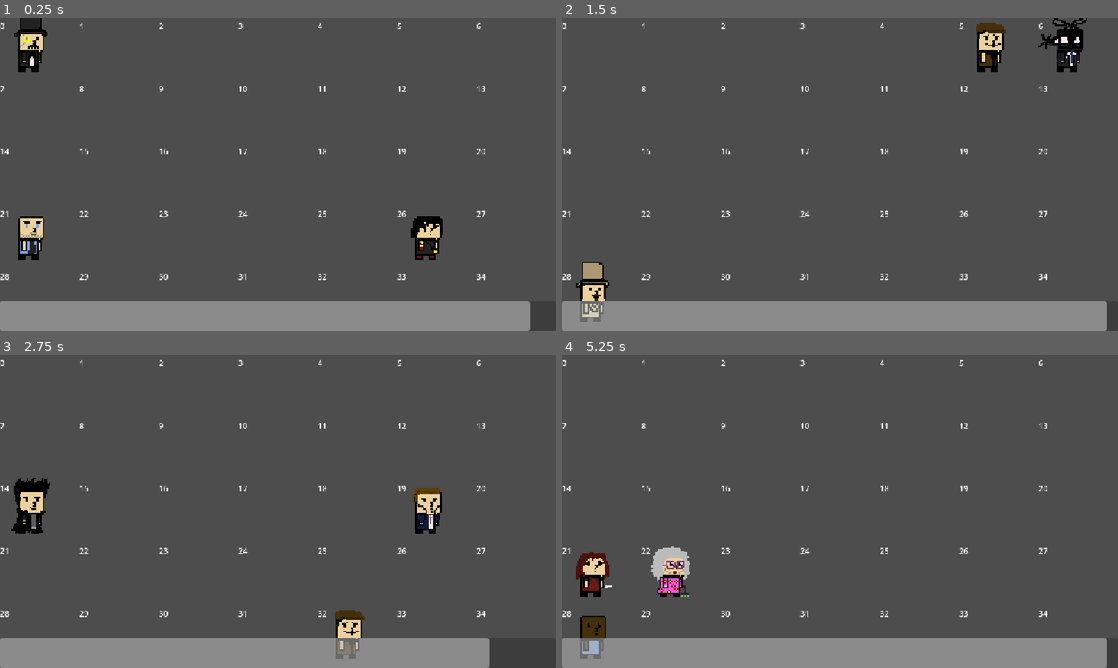
Above: before the commit, frames 1-4 (two rows, left to right).
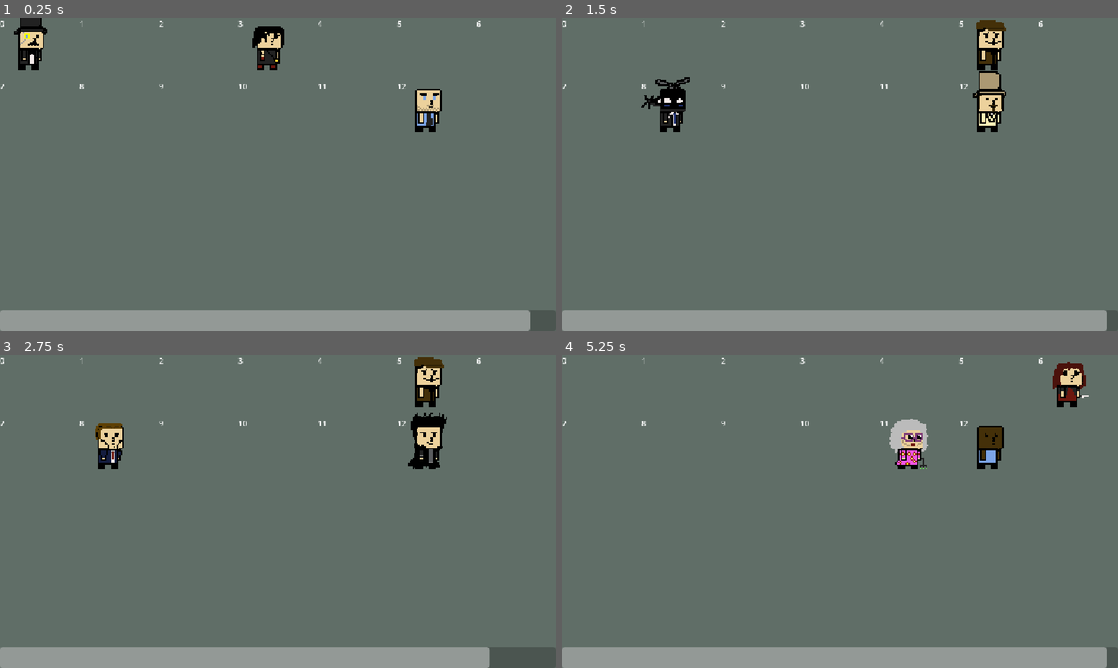
Above: after the commit, the same moments.

Repository: Dr-helicopter/nobodies
Game: Godot game, scene res://scenes/game_secne.tscn
Same seed, same stepped clock (60 frames per second), same inputs: the game is played once before the commit and once after it. The engine's default icon, where the game draws it, is replaced by a stand-in: a white triangle on a blue panel in a dark square.
Inputs:
- Up to frame 1 (0.25 s): no input
- Up to frame 2 (1.5 s): tap Enter at 0.5 s; tap R at 0.6, 1.35 s
- Up to frame 3 (2.75 s): tap R at 2.1 s
- Up to frame 4 (5.25 s): tap R every 0.75 s from 2.85 to 5.1 s

The runs differ from the first frame. In frame 1, 93% of the frame differs, in the area x 0-100%, y 0-100%; in frame 2, 93%; in frame 3, 93%; in frame 4, 93%.

Commit message:
added winning

Diff:
--- a/scenes/game_secne.tscn
+++ b/scenes/game_secne.tscn
@@ -59,27 +59,58 @@
 &"blink_out": SubResource("Animation_geyg1")
 }
 
-[node name="GameSecne" type="Node2D" unique_id=949406441 node_paths=PackedStringArray("color_rect", "time_bar")]
-position = Vector2(0, 5)
+[node name="GameSecne" type="Node2D" unique_id=949406441 node_paths=PackedStringArray("color_rect", "timer", "anim", "time_bar", "win_panel", "win_label", "replay_button")]
 script = ExtResource("1_k2fxd")
 time = 5.0
+last_level = 2
 slot_scene = ExtResource("2_geyg1")
 character_scene = ExtResource("3_1q7er")
 character_data = ExtResource("4_1q7er")
 color_rect = NodePath("UI/ColorRect")
-time_bar = NodePath("UI/ProgressBar")
+timer = NodePath("Timer")
+anim = NodePath("AnimationPlayer")
+time_bar = NodePath("UI/VBoxContainer/TimeBar")
+win_panel = NodePath("UI/Panel")
+win_label = NodePath("UI/Panel/VBoxContainer/WinLabel")
+replay_button = NodePath("UI/Panel/VBoxContainer/Button")
+max_gid_cels = 13
+min_ratio = Vector2i(1, 2)
+max_ratio = Vector2i(2, 1)
+valid_grids = Array[Vector2i]([Vector2i(7, 5), Vector2i(6, 6), Vector2i(7, 5)])
+
+[node name="BG" type="CanvasLayer" parent="." unique_id=307370177]
+layer = -1
+
+[node name="Playground2" type="ColorRect" parent="BG" unique_id=1622335633]
+anchors_preset = 15
+anchor_right = 1.0
+anchor_bottom = 1.0
+grow_horizontal = 2
+grow_vertical = 2
+size_flags_vertical = 3
+color = Color(0.3752987, 0.43229166, 0.4036629, 1)
 
 [node name="UI" type="CanvasLayer" parent="." unique_id=1117116412]
 unique_name_in_owner = true
 
-[node name="ProgressBar" type="ProgressBar" parent="UI" unique_id=113110646]
-anchors_preset = 12
-anchor_top = 1.0
+[node name="VBoxContainer" type="VBoxContainer" parent="UI" unique_id=1288137027]
+anchors_preset = 15
 anchor_right = 1.0
 anchor_bottom = 1.0
-offset_top = -62.0
 grow_horizontal = 2
-grow_vertical = 0
+grow_vertical = 2
+mouse_filter = 2
+
+[node name="Playground" type="ColorRect" parent="UI/VBoxContainer" unique_id=845840234]
+layout_mode = 2
+size_flags_vertical = 3
+mouse_filter = 2
+color = Color(0, 0.078431375, 0.0627451, 0)
+
+[node name="TimeBar" type="ProgressBar" parent="UI/VBoxContainer" unique_id=2037462585]
+layout_mode = 2
+size_flags_vertical = 3
+size_flags_stretch_ratio = 0.07
 show_percentage = false
 
 [node name="ColorRect" type="ColorRect" parent="UI" unique_id=538850950]
@@ -90,6 +121,48 @@
 grow_vertical = 2
 color = Color(0.47843137, 0.47843137, 0.47843137, 0)
 
+[node name="Panel" type="Panel" parent="UI" unique_id=362713346]
+visible = false
+modulate = Color(0.29233348, 0.60257185, 0.6833996, 1)
+anchors_preset = -1
+anchor_left = 0.2
+anchor_top = 0.3
+anchor_right = 0.8
+anchor_bottom = 0.7
+grow_horizontal = 2
+grow_vertical = 2
+size_flags_horizontal = 4
+size_flags_vertical = 4
+mouse_filter = 2
+metadata/_edit_use_anchors_ = true
+
+[node name="VBoxContainer" type="VBoxContainer" parent="UI/Panel" unique_id=554774159]
+layout_mode = 1
+anchors_preset = 13
+anchor_left = 0.5
+anchor_right = 0.5
+anchor_bottom = 1.0
+grow_horizontal = 2
+grow_vertical = 2
+alignment = 1
+
+[node name="WinLabel" type="Label" parent="UI/Panel/VBoxContainer" unique_id=1162858504]
+layout_mode = 2
+text = "you finished the game. im proud of you
+your time: 3
+your score: 30"
+horizontal_alignment = 1
+
+[node name="Button" type="Button" parent="UI/Panel/VBoxContainer" unique_id=1439301249]
+layout_mode = 2
+text = "play agian
+"
+
+[node name="Label" type="Label" parent="UI/Panel/VBoxContainer" unique_id=1803692055]
+layout_mode = 2
+text = "or go do something else"
+horizontal_alignment = 1
+
 [node name="Timer" type="Timer" parent="." unique_id=1615217643]
 one_shot = true
 
--- a/scripts/game_secne.gd
+++ b/scripts/game_secne.gd
@@ -1,17 +1,38 @@
 extends Node2D
 
 
-const GRIDSIZE = 35
+signal win
+
+@export_group('Gameplay')
 @export var time : float
+@export var starting_characters := 3
+@export var last_level: int
+
+@export_group('File Referances')
+@export var slot_scene		: PackedScene
+@export var character_scene	: PackedScene
+@export var character_data	: CharacterData
 
 
+@export_group('Node Referances')
+@export var color_rect	: ColorRect
+@export var timer 		: Timer
+@export var anim 		: AnimationPlayer
+@export var time_bar 	: ProgressBar
+@export var win_panel	: Panel
+@export var win_label	: Label
+@export var replay_button:Button
+
+
+@export_group('Grid')
+@export var max_gid_cels: int
+@export var min_ratio	: Vector2i
+@export var max_ratio	: Vector2i
+@export var valid_grids	: Array[Vector2i]
+
+var level := 1
 var size : Vector2
 var cel_size : Vector2
-@export var slot_scene: PackedScene
-@export var character_scene: PackedScene
-@export var character_data: CharacterData
-
-
 var slots : Dictionary[int, Node2D] = {}
 var avalable_characters := []
 var picked_characters := []
@@ -21,21 +42,27 @@
 
 
 
-@export var color_rect: ColorRect
-@onready var timer : Timer = $'Timer'
-@onready var anim : AnimationPlayer = $'AnimationPlayer'
-@export var time_bar : ProgressBar
+func _ready() -> void:
+	# safe gards
+	if last_level > max_gid_cels - starting_characters:
+		printerr("your last level is out of bounds")
+		get_tree().quit()
+	if last_level < 1:
+		printerr("your last level is less then 1 you stupid fuck")
+		get_tree().quit()
 
-func _ready() -> void:
+	win.connect(_on_win)
+
+
 	size = get_viewport_rect().size
 	cel_size = Vector2(abs(size.x/7), abs(size.y/5))
 	avalable_characters = character_data.characters.keys()
 
-	fill_grid(GRIDSIZE)
+	fill_grid(max_gid_cels)
 
-	for i in 3:
+	for i in starting_characters:
 		add_new_character()
-	positions = shuffle(picked_characters, GRIDSIZE)
+	positions = shuffle(picked_characters, max_gid_cels)
 
 	for i in positions:
 		slots[i].add_child(positions[i])
@@ -52,6 +79,13 @@
 
 
 func procede():
+	## the process of going to next level happens here
+	if level >= last_level:
+		win.emit()
+		return
+
+	level += 1
+
 	color_rect.mouse_filter = Control.MOUSE_FILTER_STOP
 	anim.play('blink_out')
 	await anim.animation_finished
@@ -61,7 +95,7 @@
 	for i in positions:
 		positions[i].get_parent().remove_child(positions[i])
 
-	positions = shuffle(picked_characters, GRIDSIZE)
+	positions = shuffle(picked_characters, max_gid_cels)
 
 	for i in positions:
 		slots[i].add_child(positions[i])
@@ -122,6 +156,16 @@
 		timer.stop()
 		lose()
 
+func _on_win():
+	win_label.text = "you finished the game! im proud of you.\n\n" +\
+			'your score: 30\n' +\
+			'your time: 69'
+	replay_button.pressed.connect(func (): get_tree().reload_current_scene())
+	win_panel.show()
+	color_rect.mouse_filter = Control.MOUSE_FILTER_STOP
+
+
+
 func _unhandled_key_input(event: InputEvent) -> void:
 	if event is InputEventKey:
 		if event.keycode == KEY_R and not event.echo and event.pressed:
